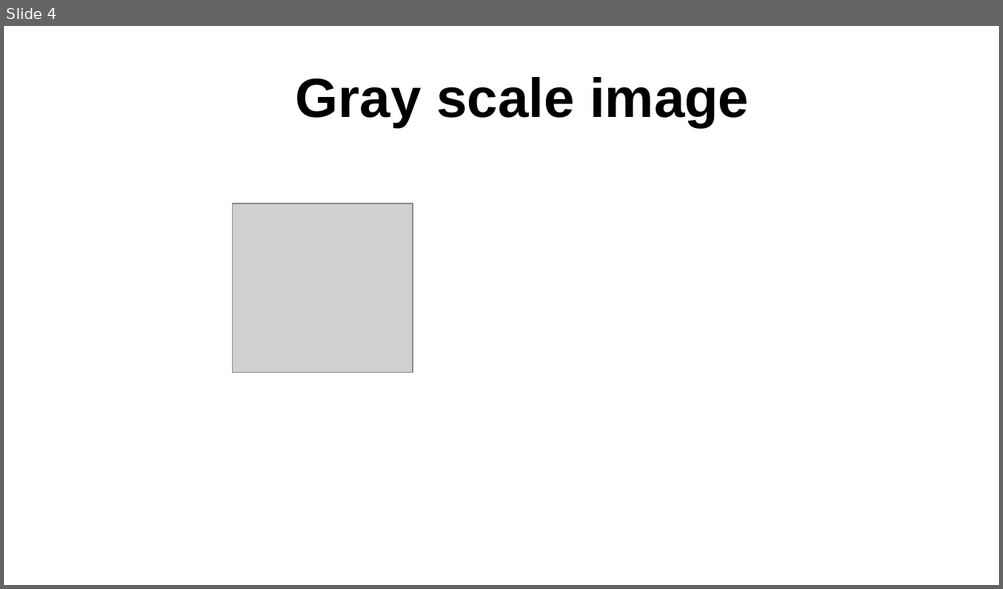
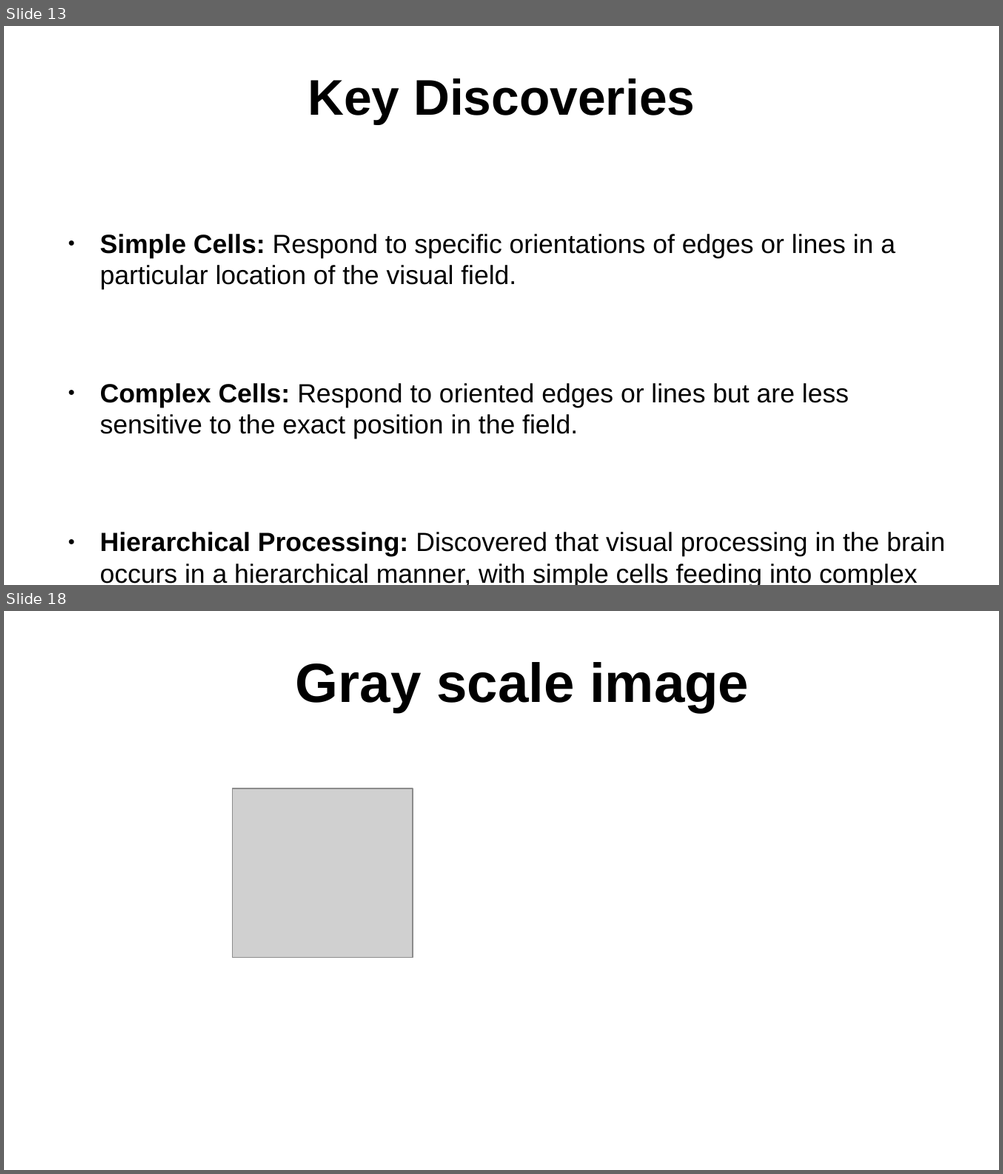
Before and after one commit to sreenivasulum/Presentations, a slide deck: CNN presentation.odp. Shown one above the other, each under a label of ours: slide 4 before the commit, slides 13 and 18 after it; the slides between them are not shown. The pictures are 1003x589 and 1003x1174 pixels, drawn with LibreOffice and Linux fonts; fonts in the diff are those of the drawing; grey boxes stand for pictures. Boxes give left, top, right and bottom in pixels: in the first picture for what was removed or moved away, otherwise in the second. Text is boxed around its words. In the diff, an @@ line names an element or a change of style, - is before the commit and + after.

```diff
--- a/CNN presentation.odp
+++ b/CNN presentation.odp
@@ slide 13 added at (4, 26, 999, 585), background #FFFFFF @@
@@ title added at (308, 79, 694, 124), 40 pt, text #000000, bold @@
+Key Discoveries
@@ text added at (100, 234, 945, 585), 21 pt, text #000000 @@
+● Simple Cells: Respond to specific orientations of edges or lines in a particular location of the visual field.
+● Complex Cells: Respond to oriented edges or lines but are less sensitive to the exact position in the field.
+● Hierarchical Processing: Discovered that visual processing in the brain occurs in a hierarchical manner, with simple cells feeding into complex cells.
@@ what was slide 4 is now slide 18 @@
```
Also in this commit, not shown: 5 slides changed, 17 other slides added, 9 other files.
